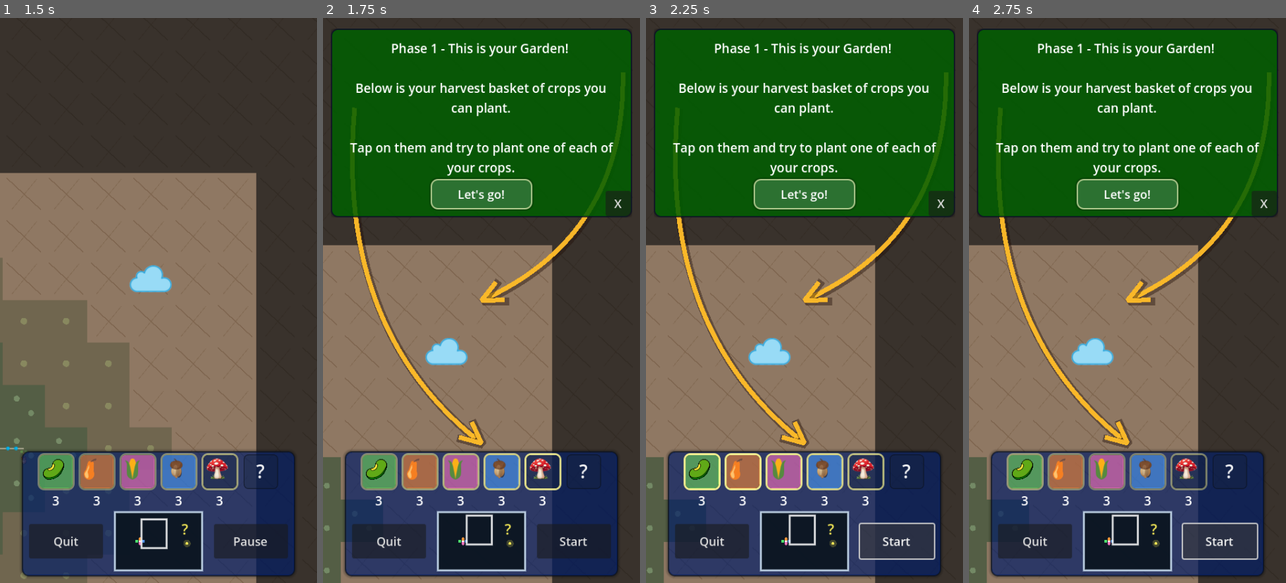
Above: before the commit, frames 1-4 (left to right).
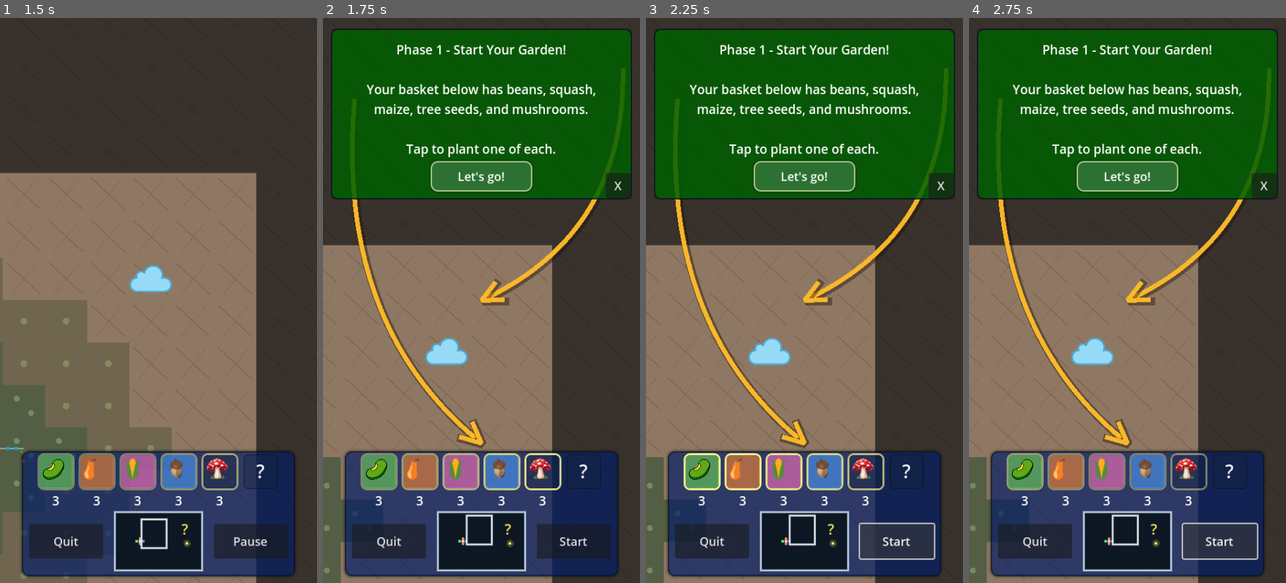
Above: after the commit, the same moments.

Repository: grassrootseconomics/mycofig
Game: Godot game, scene res://scenes/title_screen.tscn
The game is run twice, just before and just after one commit, with the same random seed, the same clock (stepped at 60 frames per second) and the same inputs.
Inputs (mouse positions are in pixels of both pictures, inside the frame that each line leads up to):
- Up to frame 1 (1.5 s): click "Story Mode" at 0.5 s; tap Enter at 1.25 s; drag from (158, 543) to (158, 300) at 1.27 s
- Up to frame 2 (1.75 s): no input
- Up to frame 3 (2.25 s): click "Start" at 2 s
- Up to frame 4 (2.75 s): no input

Frame 1 is identical in both runs. In frame 2, 9.2% of the frame differs, in the area x 2-98%, y 4-76%; in frame 3, 9.2%; in frame 4, 9.2%.

Commit message:
Update story stage text for clarity and engagement; adjust GODOT_CONFIG file size and update index.pck

Diff:
--- a/global/global.gd
+++ b/global/global.gd
@@ -129,36 +129,34 @@
 	}
 
 var story_stage_text = {
-	1: "Phase 1 - This is your Garden!
-
-	Below is your harvest basket of crops you can plant.
-
-	Tap on them and try to plant one of each of your crops.",
-	2: "Phase 2 - Harvest time!
-
-	Harvest your crops by tapping on them, before the birds eat them.",
-	3: "Phase 3 - Grow your garden
-
-	Grow more crops in the right direction.
-	(see the minimap).
-
-	Tap to check what crops need to grow.
-	The plants can help eachother,
-	and mushrooms connect them!",
-	4: "Phase 4 - You reached a village!
-
-	It looks like they need food.
-
-	Grow more crops they can harvest.",
+	1: "Phase 1 - Start Your Garden!
+
+Your basket below has beans, squash, maize, tree seeds, and mushrooms.
+
+Tap to plant one of each.",
+	2: "Phase 2 - Harvest Time!
+
+Tap ready plants to harvest them before the birds do.
+
+Try to collect one of each garden item.",
+	3: "Phase 3 - Grow your garden!
+
+	Tap plants to check their need. Plant mushrooms so nearby plants can share help through the network.",
+	4: "Phase 4 - You Found a Village!
+
+The farmers need healthy food.
+
+Grow crops near the village so the farmers can harvest and recover.",
 	5: "Phase 5: Help them share!
 
-	Some people don't have enough money to buy things.
-	See if they can use a basket to share their goods and services with eachother.",
-	6: "You did it!
-
-	You restored soil health and helped the village recover its social soil.
-
-	Well done! You are ready for Challenge Mode."
+	Some villagers have goods and skills, but not enough money.
+
+	Place a basket near the village so people can trade with eachother.",
+	6: "You Did It!
+
+You helped the garden grow and helped the village share again.
+
+You restored healthy soil and strong village connections. Ready for Challenge Mode?"
 }
 
 var assets_plant = { #list of assets -
--- a/scenes/ui.gd
+++ b/scenes/ui.gd
@@ -73,16 +73,29 @@
 const STORY_FACTS_SPARKLE_INTERVAL := 0.72
 const STORY_FACTS_SPARKLE_DURATION := 0.70
 const STORY_FACTS_TEXT := {
-	1: "Growing plants require healthy soil.\n\nFungi help make the soil healthy and alive.",
-	2: "Birds deserve to eat too. So plant more to feed them.\n\nBirds like seeds.",
-	3: "Beans help fix nitrogen (Green) in the soil.\nSquash bring shade and potassium (Orange).\nMaize brings Phosphorus (Pink).\nTrees are helping bring in water (Blue).\n\nBelow the Mushrooms are Mycorrhizal fungi which form a relationship with plant roots, acting as an extension of the root system to enhance nutrient and water absorption.",
+	1: "Healthy soil is alive.
+
+Fungi help plant roots find water and nutrients. Strong communities work in a similar way: people stay healthier when they are connected and can help each other.
+",
+	2: "Birds are part of the garden too.
+
+A healthy garden grows enough to feed people, seeds, and wildlife. If something gets eaten, plant again and keep the garden growing.",
+	3: "Different plants bring different strengths.
+
+Beans help the soil. Squash shades the ground. Maize feeds people. Trees help with water and shelter.
+
+Mushroom roots (fungi) connect plants so they can share water and nutrients.
+",
 	4: "Healthy people need healthy soil.
 
-	In this village we have, Vendors selling things (Orange), Cooks cooking (Pink)
-	and a Bank with money (Blue) - and now you are brining healthy soil for Farmers can harvest healthy food (Green).",
-	5: "People can fairly exchange, lend, borrow, rotate, gift and share their goods and services -
-	 even without money!",
-	6: "This was the easy part. Now try Challenge Mode!"
+In the village, farmers grow food (Green), vendors share goods (Orange), cooks make meals (Pink), and the bank has money (Bank). A real community works best when all these parts can help each other.",
+	5: "People can fairly exchange, lend, borrow, rotate, gift, pool and share their goods and services -
+	 even without money!
+
+A basket is like a shared agreement: “I can offer this, and I can receive that.” This helps farmers, vendors, and cooks keep trading even when money is hard to find.",
+	6: "Challenge Mode adds more pressure.
+
+The big idea stays the same: keep soil healthy, keep people connected, and keep resources moving."
 }
 const STORY_GUIDE_ARROW_COLOR := Color(1.0, 0.74, 0.16, 0.96)
 const STORY_GUIDE_ARROW_SHADOW_COLOR := Color(0.12, 0.05, 0.02, 0.42)
Not shown, changed: web/index.html
Not shown, changed: web/index.pck
